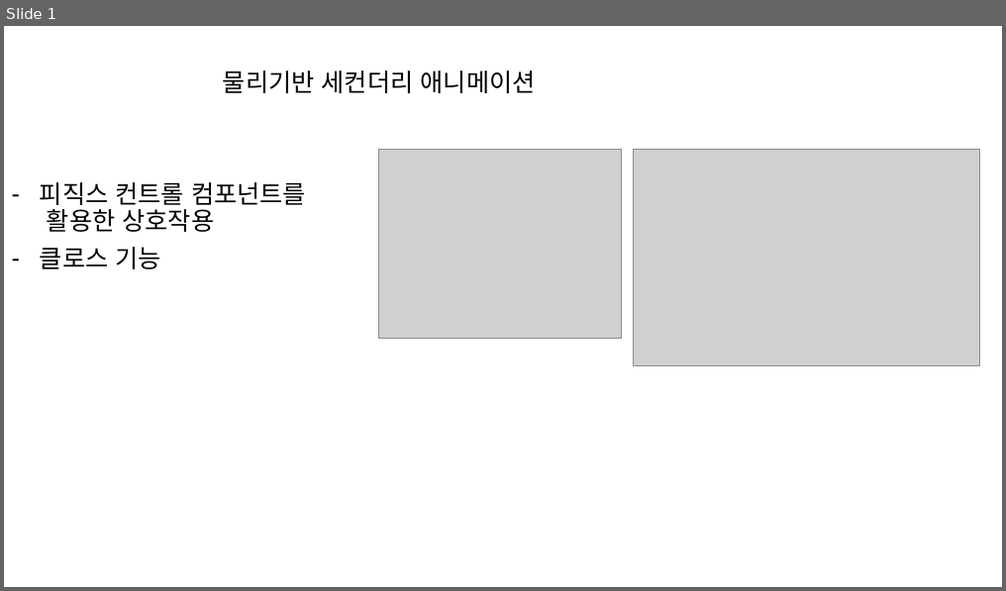
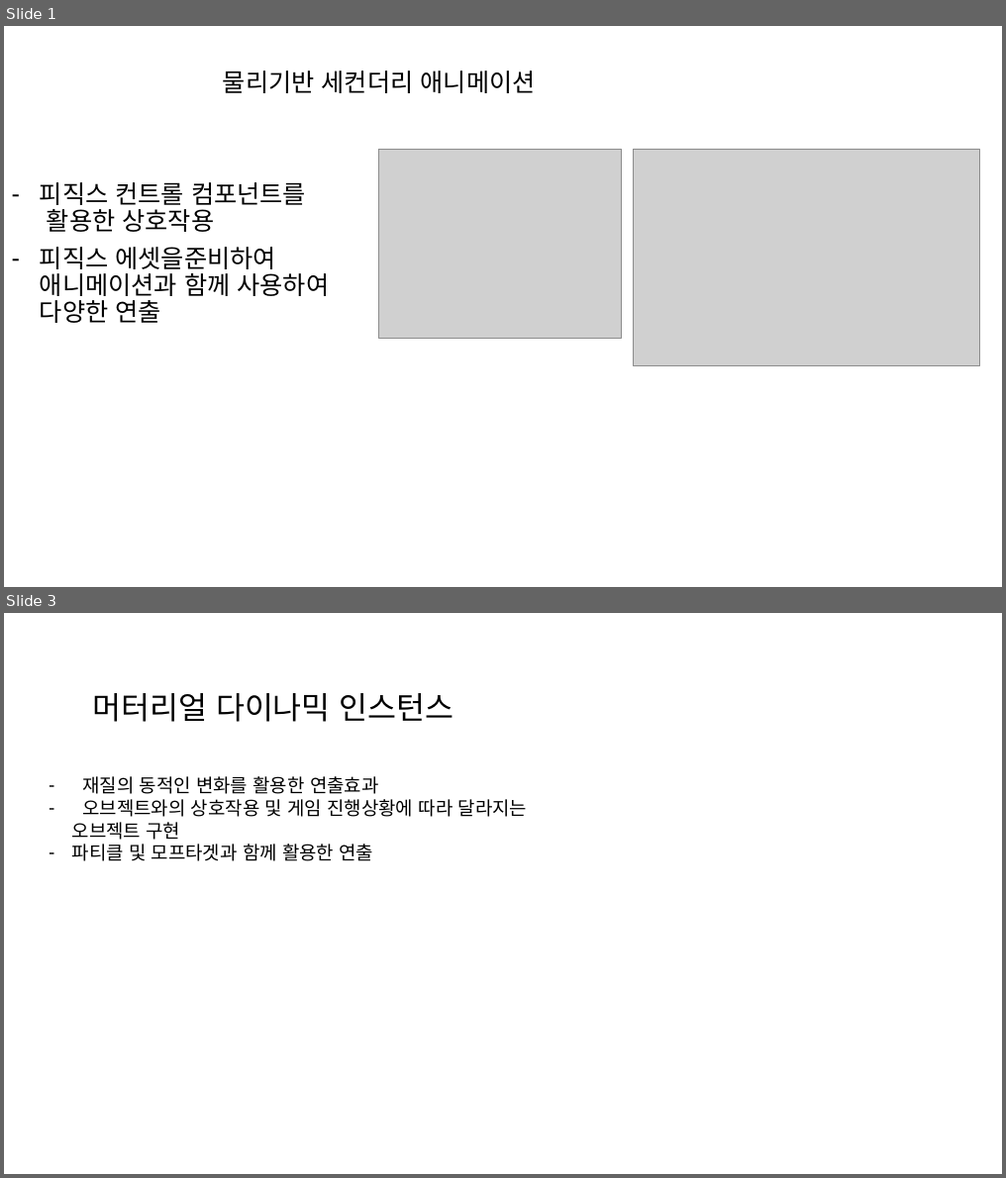
Before and after one commit to Ozy9665/2024CapstoneProject, a slide deck: Document/오지원/중점연구과제/중점연구과제_초.pptx. Shown one above the other, each under a label of ours: slide 1 before the commit, slides 1 and 3 after it; the slides between them are not shown. The pictures are 1006x591 and 1006x1178 pixels, drawn with LibreOffice and Linux fonts; fonts in the diff are those of the drawing; grey boxes stand for pictures. Boxes give left, top, right and bottom in pixels: in the first picture for what was removed or moved away, otherwise in the second. Text is boxed around its words. In the diff, an @@ line names an element or a change of style, - is before the commit and + after.

```diff
--- a/Document/오지원/중점연구과제/중점연구과제_초.pptx
+++ b/Document/오지원/중점연구과제/중점연구과제_초.pptx
@@ slide 3 added at box(4, 613, 1002, 1174), background #FFFFFF @@
@@ text added at box(92, 693, 454, 722), 30 pt, text #000000 @@
+머터리얼 다이나믹 인스턴스
@@ text added at box(72, 776, 528, 861), 18 pt, text #000000 @@
+– 재질의 동적인 변화를 활용한 연출효과
+– 오브젝트와의 상호작용 및 게임 진행상황에 따라 달라지는 오브젝트 구현
+– 파티클 및 모프타겟과 함께 활용한 연출
@@ slide 1 changed as well @@
@@ subtitle at box(40, 247, 330, 323): text changed @@
-– 클로스 기능
+– 피직스 에셋을준비하여
+  애니메이션과 함께 사용하여
+  다양한 연출
```
Also in this commit, not shown: 1 other slide added, 1 slide removed.
